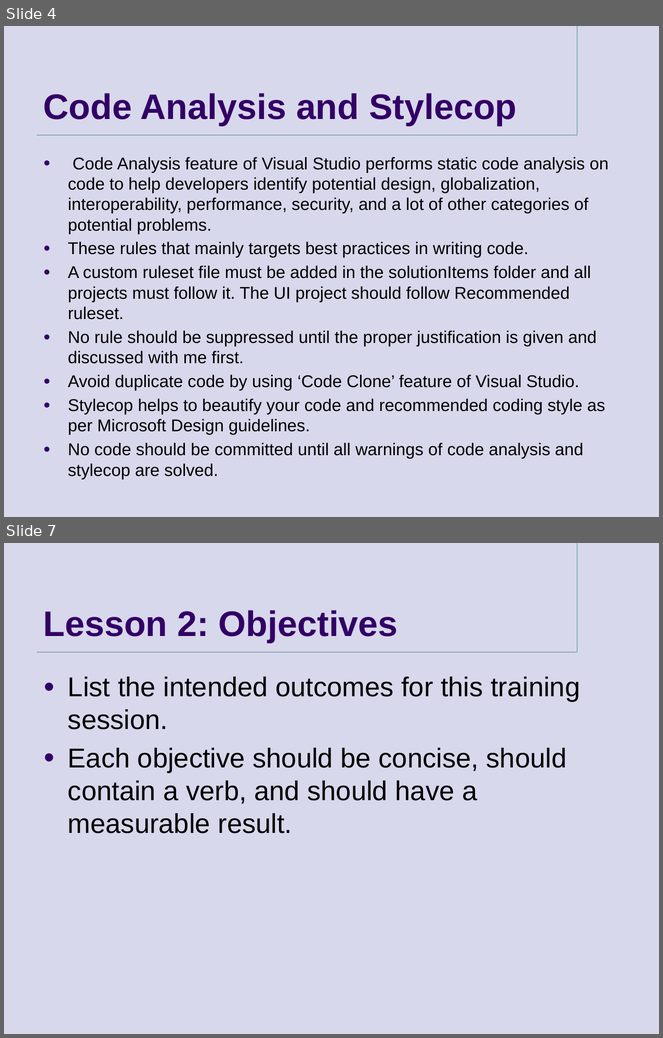
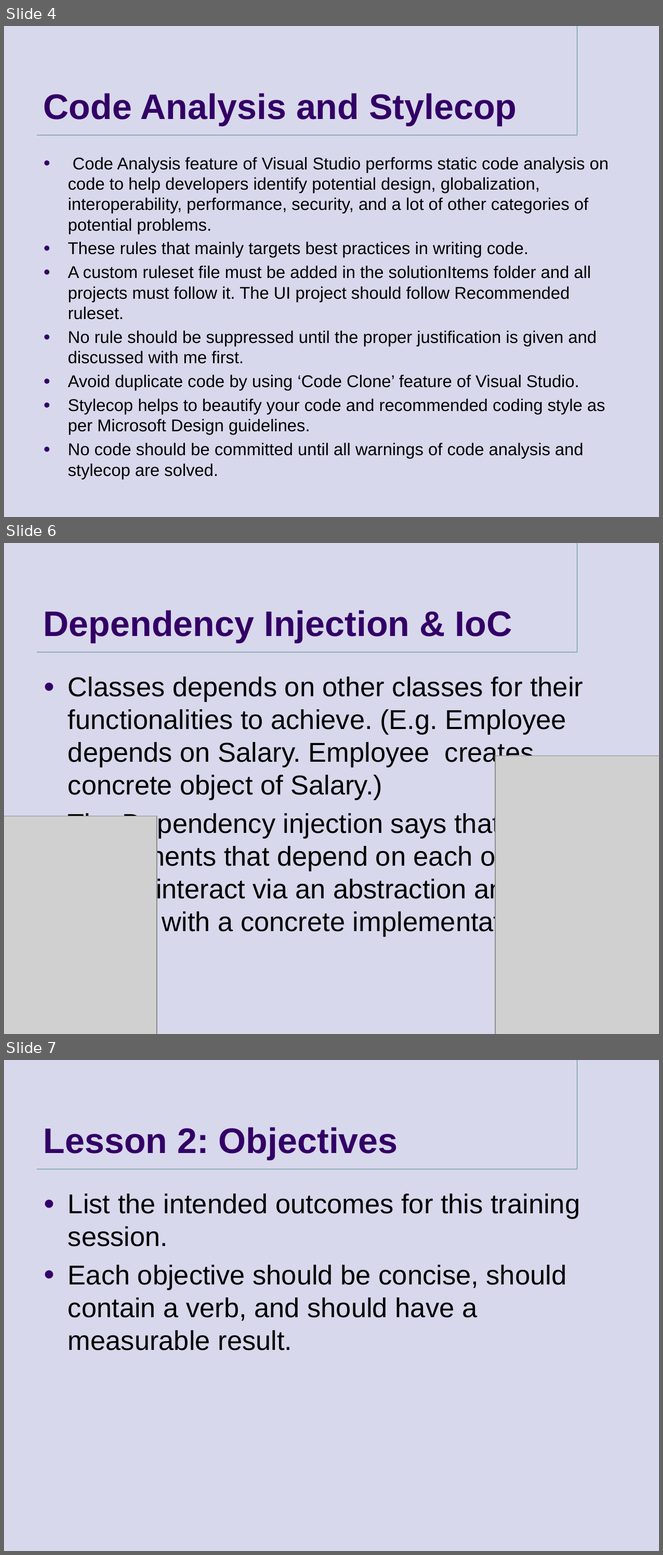
Before and after one commit to goldytech/QTec-II, a slide deck: QTec/Presentation.pptx. Shown one above the other, each under a label of ours: slides 4 and 7 before the commit, slides 4, 6 and 7 after it; the slides between them are not shown. The pictures are 663x1038 and 663x1555 pixels, drawn with LibreOffice and Linux fonts; fonts in the diff are those of the drawing; grey boxes stand for pictures; background and template pictures are left out. Boxes give left, top, right and bottom in pixels: in the first picture for what was removed or moved away, otherwise in the second. Text is boxed around its words. In the diff, an @@ line names an element or a change of style, - is before the commit and + after.

```diff
--- a/QTec/Presentation.pptx
+++ b/QTec/Presentation.pptx
@@ slide 6 added at [4, 543, 659, 1034], background #D8D8EC; not listed: 2 template elements that a slide beside it also shows @@
@@ title added at [44, 610, 512, 643], 39 pt, text #330066, bold @@
+Dependency Injection & IoC
@@ text added at [68, 677, 583, 937], 30 pt, text #000000 @@
+● Classes depends on other classes for their functionalities to achieve. (E.g. Employee depends on Salary. Employee creates concrete object of Salary.)
+● The Dependency injection says that components that depend on each other should interact via an abstraction and not directly with a concrete implementation.
@@ picture added at [495, 756, 659, 1034] @@
@@ picture added at [4, 816, 157, 1034] @@
```
Also in this commit, not shown: 1 slide changed, 1 other slide added, 2 slides removed, 7 other files.
